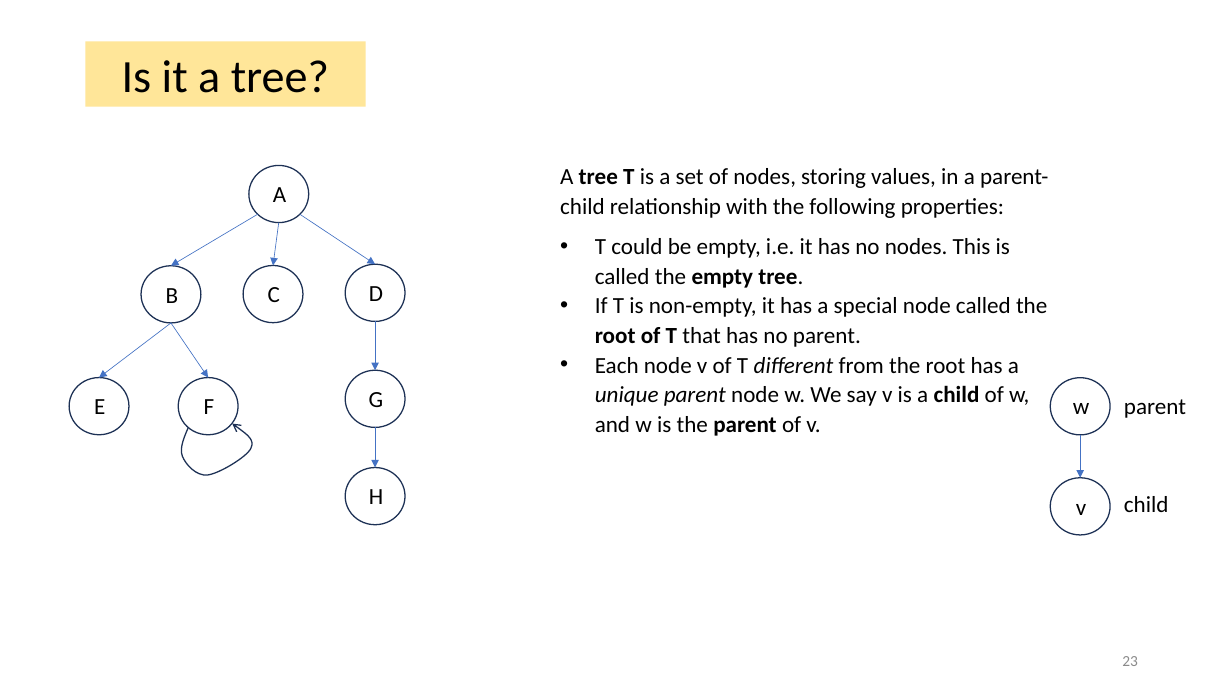
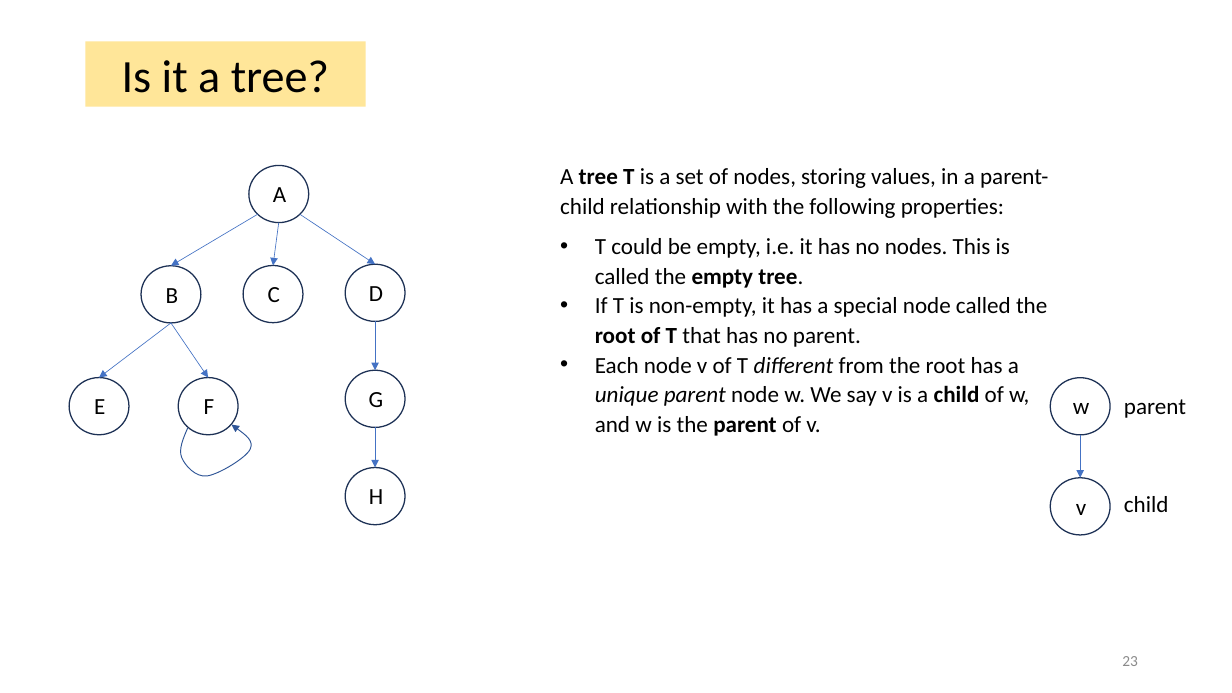
Before and after one commit to tjd1234/cmpt225fall2023, a slide deck: slide 23 of lecture_notes/week5/week5_trees.pptx. Drawn at 1232x693 pixels with LibreOffice and Linux fonts; fonts in the diff are those of the drawing. Boxes give left, top, right and bottom in pixels: in the first picture for what was removed or moved away, otherwise in the second. Text is boxed around its words. In the diff, an @@ line names an element or a change of style, - is before the commit and + after.

```diff
--- a/lecture_notes/week5/week5_trees.pptx
+++ b/lecture_notes/week5/week5_trees.pptx
@@ freeform shape at bbox=[180, 425, 250, 477]: outline #1E3256 1 pt to #2F5597 0.75 pt; outline redrawn @@
```
Also in this commit, not shown: 4 other slides changed, 2 slides added, 2 slides removed, 3 other files.
